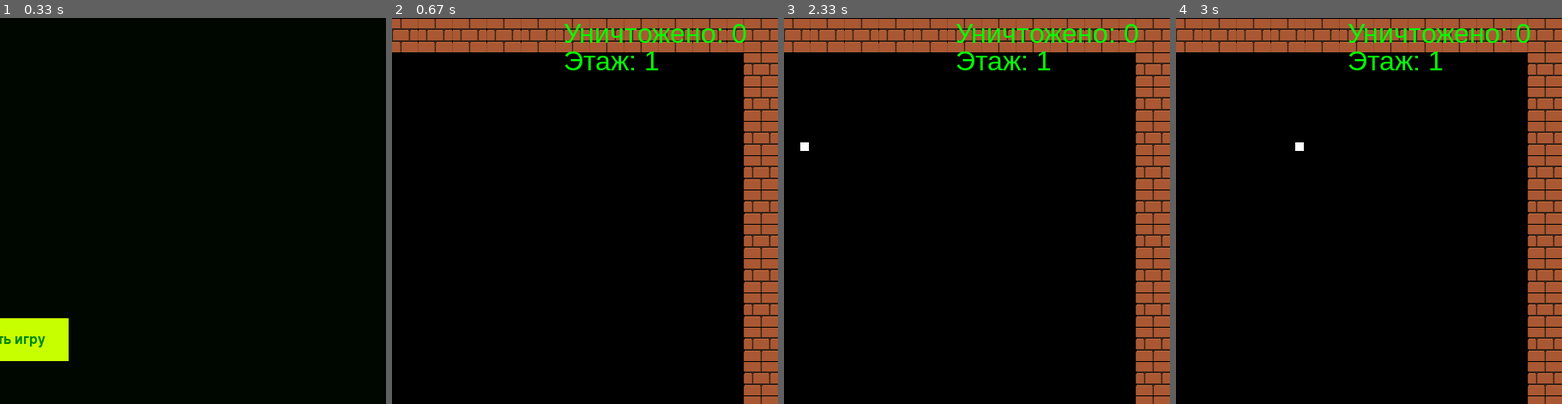
Above: before the commit, frames 1-4 (left to right).
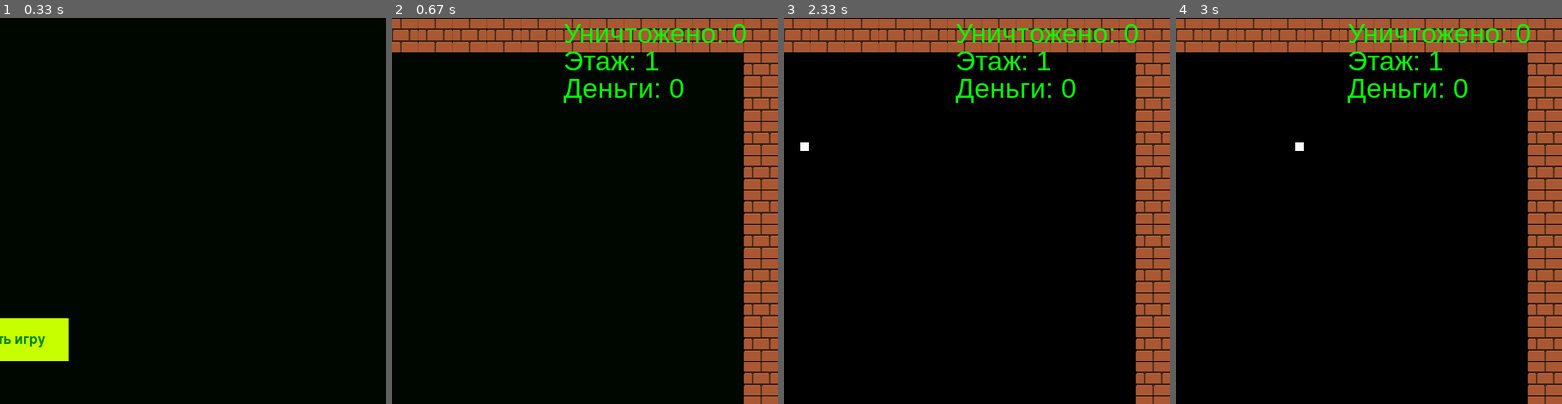
Above: after the commit, the same moments.

Repository: flitme/pygame
Game: pygame game, started from main.py
Two runs of this game, one before a commit and one after it. Both use one fixed random seed, a clock stepped at 60 frames per second and the inputs below.
Inputs:
- Up to frame 1 (0.33 s): no input
- Up to frame 2 (0.67 s): click "Начать игру" at 0.43 s
- Up to frame 3 (2.33 s): hold Right 0.67-1.13 s; hold Up 1.17-1.47 s; hold Right 1.5-1.97 s; hold Left from 2 s (still down)
- Up to frame 4 (3 s): release Left at 2.53 s; hold Down 2.57-2.87 s; hold Left from 2.9 s (still down)
The pictures show only the part of the screen within x 50-100%, y 0-50%; the shares and areas given below are measured in that part.

Frame 1 is identical in both runs. In frame 2, 0.5% of the frame differs, in the area x 44-76%, y 15-22%; in frame 3, 0.5%; in frame 4, 0.5%.

Commit message:
дрбавил награду за голову

Diff:
--- /dev/null
+++ b/bounty.py
@@ -0,0 +1,18 @@
+import pygame
+from tank import Tank
+from settings import *
+from bullet import Bullet
+from wall import Wall
+from enemy import sEnemy
+from gen_level import generate_floor, build_room_walls, spawn_room_enemies, enter_room, move_tank_after_transition
+import time
+import random
+
+class BountyEnemy():
+    def __init__(self, x , y):
+        self.x = x
+        self.y = y
+        self.rect = pygame.Rect(self.x, self.y, 10, 10)
+    def draw(self, screen):
+        self.rect = pygame.Rect(self.x, self.y, 10, 10)
+        pygame.draw.rect(screen, (255, 0, 0), self.rect)
--- a/main.py
+++ b/main.py
@@ -4,6 +4,7 @@
 from bullet import Bullet
 from wall import Wall
 from enemy import sEnemy
+from bounty import BountyEnemy
 from gen_level import generate_floor, build_room_walls, spawn_room_enemies, enter_room, move_tank_after_transition
 import time
 import random
@@ -74,13 +75,14 @@
     tank = Tank()
     bullet_list = []
     bullet_list_mob = []
+    bounty_list = []
     count = 0
     floor_index = 1
     rooms, current_room = generate_floor(floor_index)
     wall_list, enemy_list = enter_room(current_room, rooms, floor_index)
     direction_list = ['UP', 'DOWN', 'LEFT', 'RIGHT']
     font = pygame.font.SysFont('Arial', 32)
-
+    bc = 0
     while True:
         clock.tick(SPEED)
 
@@ -177,7 +179,7 @@
                     bullet_list = []
                     bullet_list_mob = []
                     wall_list, enemy_list = enter_room(current_room, rooms, floor_index)
-        screen.fill((0, 0, 0))
+
 
         tank.draw(screen)
 
@@ -203,8 +205,17 @@
                 enemy.HP -= 1
                 bullet_list.remove(bullet)
                 if enemy.HP <= 0:
+                    bounty_list.append(BountyEnemy(enemy.x + 15, enemy.y + 15))
                     enemy_list.remove(enemy)
                     count += 1
+        for bounty in bounty_list:
+            bounty.draw(screen)
+            print(type(bounty))
+            if bounty.rect.colliderect(tank.rect):
+                bounty_list.remove(bounty)
+                tank.HP += 1
+                bc += 1
+                print(tank.HP)
 
         # блок проверки столкновений пуль врагов с танком и всех пуль со стенами
         damag = pygame.sprite.spritecollide(tank, bullet_list_mob, False)
@@ -213,7 +224,7 @@
             bullet_list_mob.remove(bullet)
             if tank.HP <= 0:
                 return menu_end()
-        for wall in wall_list[:]:
+        for wall in wall_list:
             wall.draw(screen)
             bl = bullet_list + bullet_list_mob
             damag = pygame.sprite.spritecollide(wall, bl, False)
@@ -228,7 +239,7 @@
 
         # блок отрисовки и движения пуль
         bl = bullet_list + bullet_list_mob
-        for bullet in bl[:]:
+        for bullet in bl:
             bullet.draw(screen)
             bullet.move()
             if bullet.x > SCREEN_WIDTH or bullet.x < 0 or bullet.y > SCREEN_HEIGHT or bullet.y < 0:
@@ -239,11 +250,13 @@
 
         text_count = font.render(f'Уничтожено: {count}', True, (0, 255, 0))
         text_floor = font.render(f'Этаж: {floor_index}', True, (0, 255, 0))
+        text_bc = font.render(f'Деньги: {bc}', True, (0, 255, 0))
         screen.blit(text_count, (650, 0))
         screen.blit(text_floor, (650, 32))
+        screen.blit(text_bc, (650, 64))
         pygame.display.update()
 
-
+        screen.fill((0, 0, 0))
 
 if __name__ == '__main__':
     menu()
